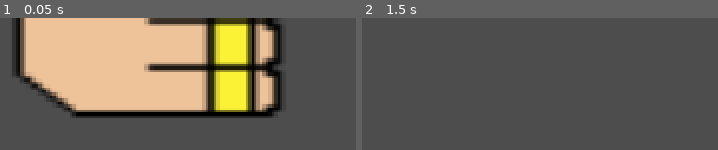
Above: before the commit, frames 1-2 (left to right).
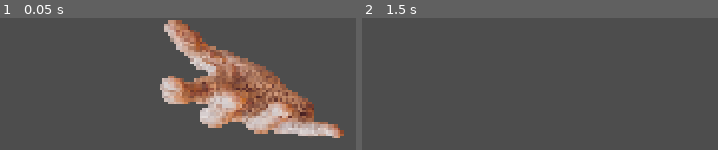
Above: after the commit, the same moments.

Repository: LeyuDing/SteelHacks2026
Game: Godot game, scene res://Scenes/attack.tscn
The game is run twice, just before and just after one commit, with the same random seed, the same clock (stepped at 60 frames per second) and the same inputs. This scene is started directly instead of the project's main scene.
Inputs (mouse positions are in pixels of both pictures, inside the frame that each line leads up to):
- Up to frame 1 (0.05 s): no input
- Up to frame 2 (1.5 s): tap Enter at 0.5 s; move the mouse to (outside the picture) at 0.52 s; hold Right (ui_right) 0.53-1.28 s; tap Space at 1.25 s; move the mouse to (outside the picture) at 1.27 s; hold Down (ui_down) from 1.28 s (still down)

The runs differ from the first frame. In frame 1, 58% of the frame differs, in the area x 3-97%, y 0-91%; in frame 2, nothing differs.

Commit message:
small funny stuff

Diff:
--- a/Scenes/attack.tscn
+++ b/Scenes/attack.tscn
@@ -2,6 +2,7 @@
 
 [ext_resource type="Script" uid="uid://mwwx0qk8v44b" path="res://Scripts/attack.gd" id="1_ht1lw"]
 [ext_resource type="Texture2D" uid="uid://d0sfp3e5xb10h" path="res://Assets/fist.png" id="2_ht1lw"]
+[ext_resource type="Texture2D" uid="uid://sdfyj1lqewbf" path="res://Assets/pngwing.com.png" id="3_uvg5y"]
 
 [sub_resource type="RectangleShape2D" id="RectangleShape2D_ia7du"]
 
@@ -19,6 +20,13 @@
 shape = SubResource("RectangleShape2D_ia7du")
 
 [node name="Attack" type="Sprite2D" parent="." unique_id=178992816]
+visible = false
 position = Vector2(80, 0)
 scale = Vector2(3, 4.2)
 texture = ExtResource("2_ht1lw")
+
+[node name="Pngwing_com" type="Sprite2D" parent="." unique_id=301778366]
+position = Vector2(120.00001, 0)
+rotation = -1.5707964
+scale = Vector2(0.038906276, 0.029536052)
+texture = ExtResource("3_uvg5y")
--- a/Scenes/main_scene.tscn
+++ b/Scenes/main_scene.tscn
@@ -26,9 +26,9 @@
 autostart = true
 script = ExtResource("3_jv6wh")
 
-[node name="UI" type="CanvasLayer" parent="."]
+[node name="UI" type="CanvasLayer" parent="." unique_id=2143499499]
 
-[node name="ClockLabel" type="Label" parent="UI"]
+[node name="ClockLabel" type="Label" parent="UI" unique_id=1843835145]
 anchors_preset = 5
 anchor_left = 0.5
 anchor_right = 0.5
@@ -42,14 +42,22 @@
 horizontal_alignment = 1
 script = ExtResource("4_clock")
 
-[node name="SpellCooldownBar" type="Control" parent="UI"]
+[node name="SpellCooldownBar" type="Control" parent="UI" unique_id=232840574]
+layout_mode = 3
+anchors_preset = 0
 script = ExtResource("5_cooldownbar")
 bottom_margin = 68.0
 
-[node name="HealthBar" type="Control" parent="UI"]
+[node name="HealthBar" type="Control" parent="UI" unique_id=928010644]
+layout_mode = 3
+anchors_preset = 0
 script = ExtResource("6_healthbar")
 
-[node name="GameOverScreen" type="CanvasLayer" parent="."]
+[node name="ProgressBar" type="ProgressBar" parent="UI" unique_id=1007994789]
+offset_right = 4.0
+offset_bottom = 27.0
+
+[node name="GameOverScreen" type="CanvasLayer" parent="." unique_id=2088504416]
 script = ExtResource("7_gameover")
 
 [node name="NavigationRegion2D" type="NavigationRegion2D" parent="." unique_id=966248076]
--- /dev/null
+++ b/Scenes/progress_bar.gd
@@ -0,0 +1,11 @@
+extends ProgressBar
+
+
+# Called when the node enters the scene tree for the first time.
+func _ready() -> void:
+	pass # Replace with function body.
+
+
+# Called every frame. 'delta' is the elapsed time since the previous frame.
+func _process(delta: float) -> void:
+	pass
Binary file added: Assets/pngwing.com.png
Not shown, added: Assets/pngwing.com.png.import
Binary file added: Assets/wizard/pngwing.com.png
Not shown, added: Assets/wizard/pngwing.com.png.import
Not shown: 1 places in Scenes/main_scene.tscn that only renumber resources
Not shown, added: Scenes/progress_bar.gd.uid
